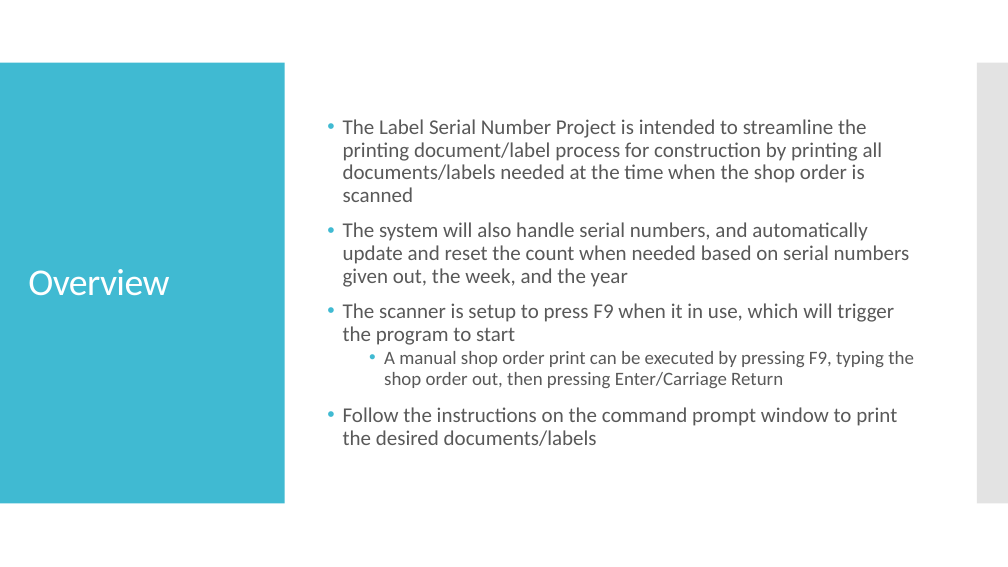
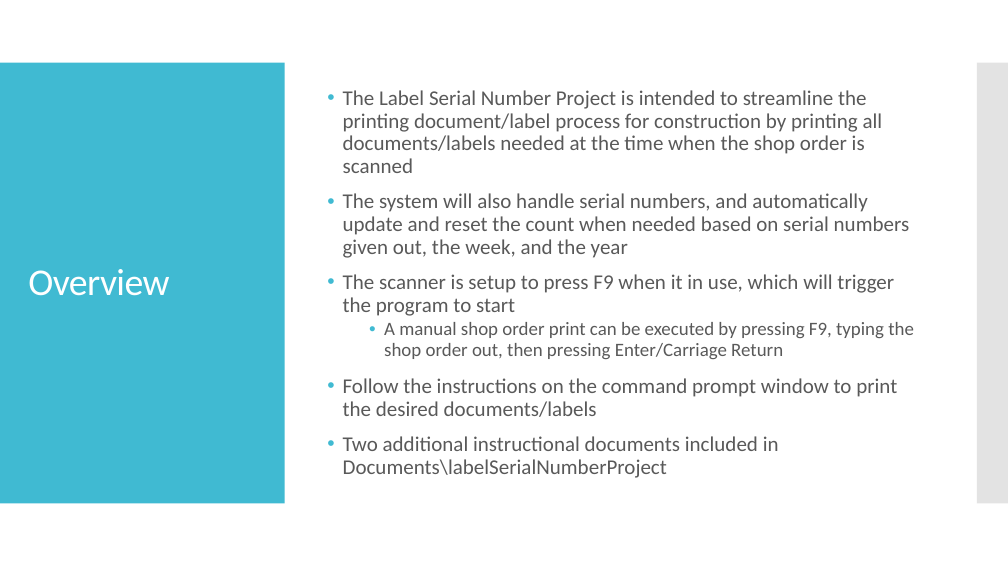
Before and after one commit to pixustechnologies/labelSerialNumberProject, a slide deck: slide 2 of LabelSerialNumberOverview.pptx. Drawn at 1008x567 pixels with LibreOffice and Linux fonts; fonts in the diff are those of the drawing. Boxes give left, top, right and bottom in pixels: in the first picture for what was removed or moved away, otherwise in the second. Text is boxed around its words. In the diff, an @@ line names an element or a change of style, - is before the commit and + after.

Commit message:
Updated Docs, Display Wording, Few Errors Updated PPT, PDF, ReadMe Changed some wording on the display to be more clear Fixed Word doc printing, possible path name with spaces fix

```diff
--- a/LabelSerialNumberOverview.pptx
+++ b/LabelSerialNumberOverview.pptx
@@ text at (343, 436, 779, 478): paragraph added @@
+• Two additional instructional documents included in Documents\labelSerialNumberProject
```
Also in this commit, not shown: 3 other slides changed, 1 slide added, 10 other files.
